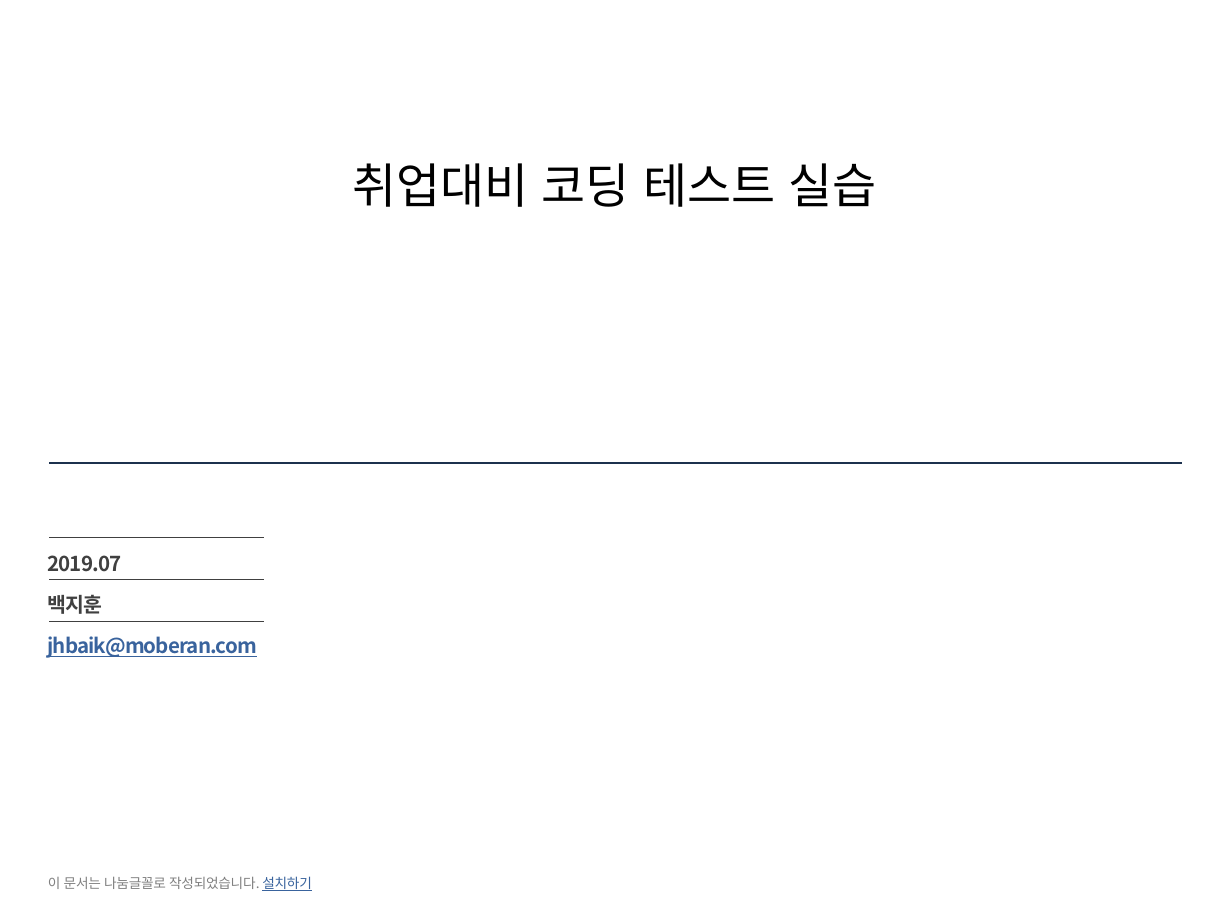
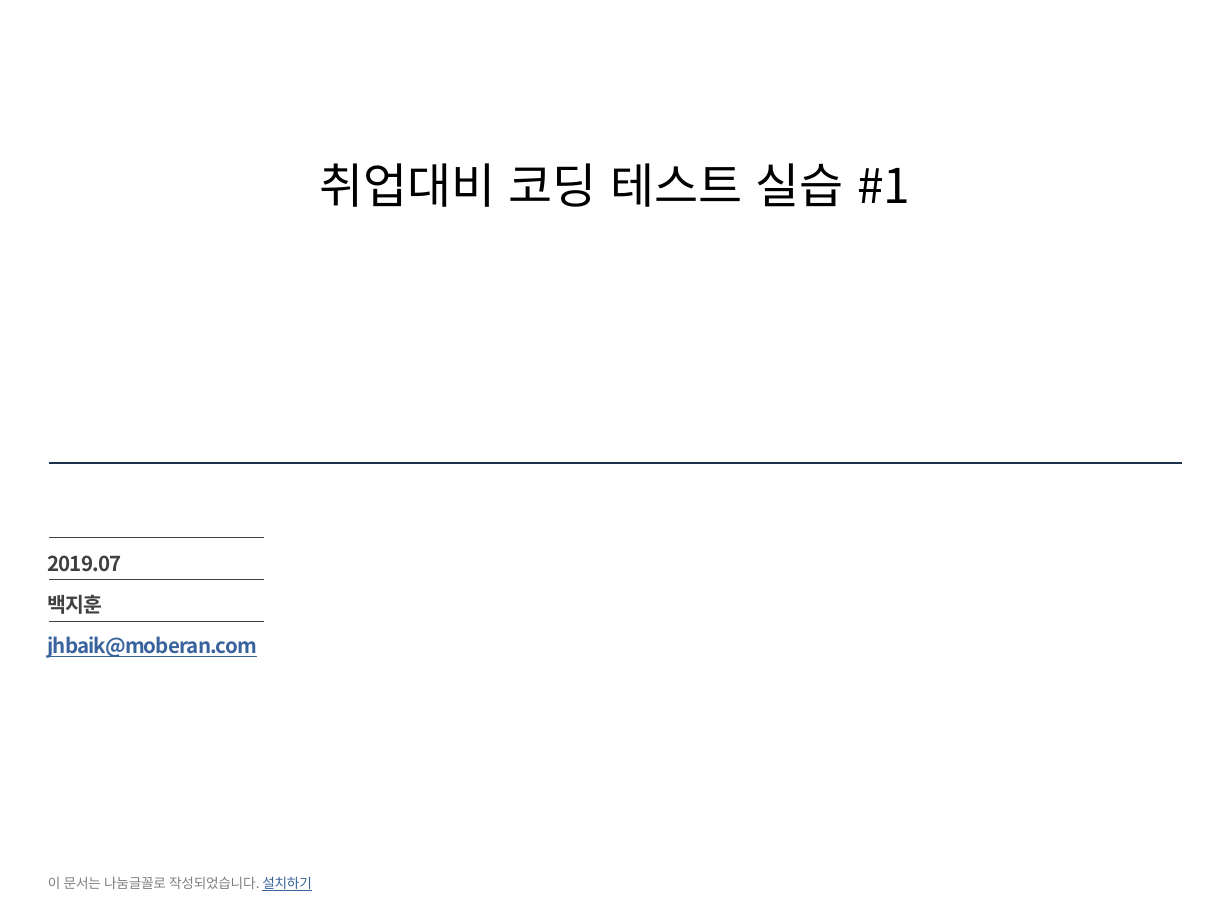
Before and after one commit to zoops/201907-inu, a slide deck: slide 1 of doc/2019-inu-취업대비 코딩 테스트 실습-01.pptx. Drawn at 1232x924 pixels with LibreOffice and Linux fonts; fonts in the diff are those of the drawing. Boxes give left, top, right and bottom in pixels: in the first picture for what was removed or moved away, otherwise in the second. Text is boxed around its words. In the diff, an @@ line names an element or a change of style, - is before the commit and + after.

```diff
--- a/doc/2019-inu-취업대비 코딩 테스트 실습-01.pptx
+++ b/doc/2019-inu-취업대비 코딩 테스트 실습-01.pptx
@@ title at box(319, 163, 910, 207): text changed @@
-취업대비 코딩 테스트 실습
+취업대비 코딩 테스트 실습 #1
```
Also in this commit, not shown: 1 other file.
